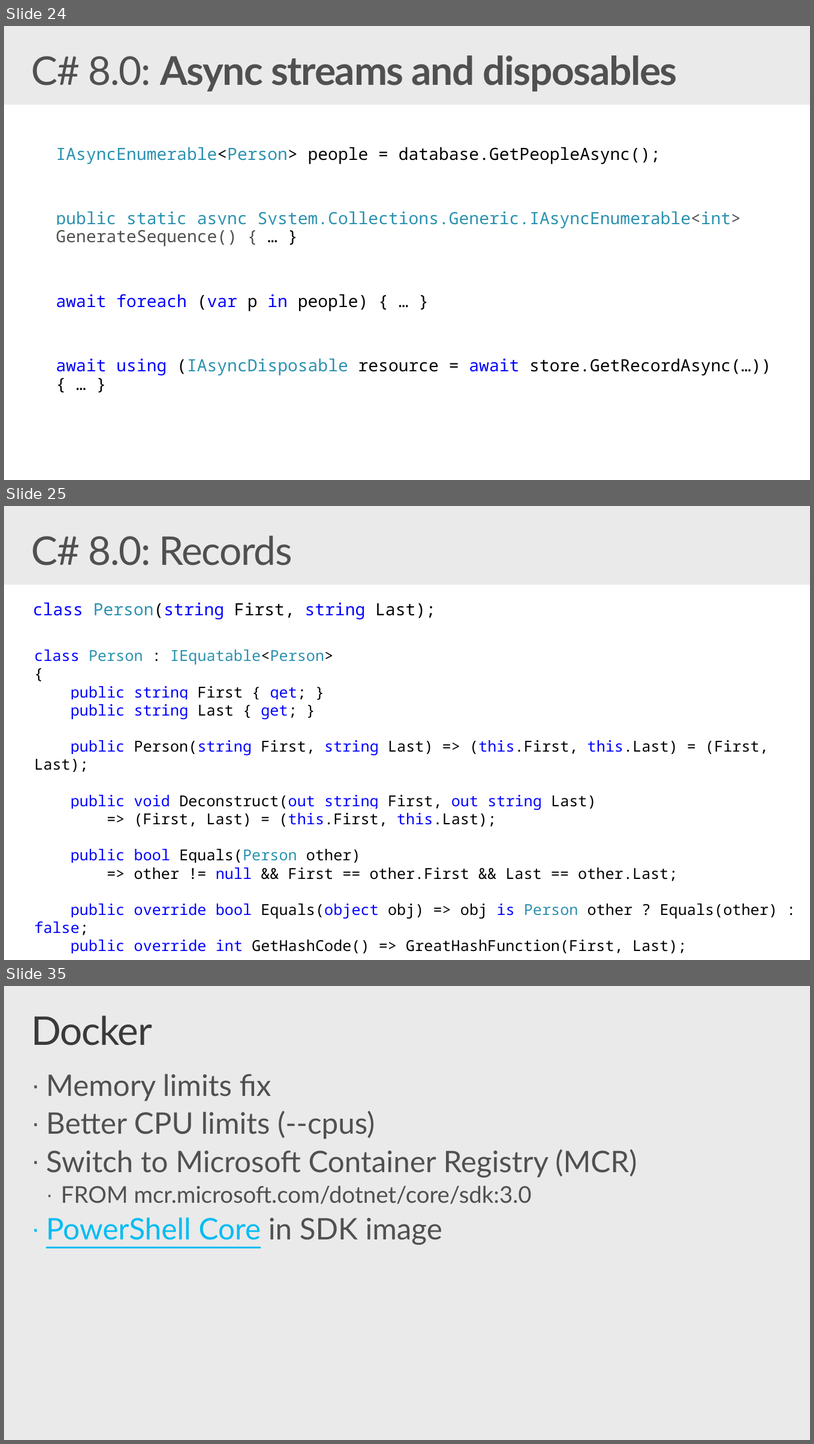
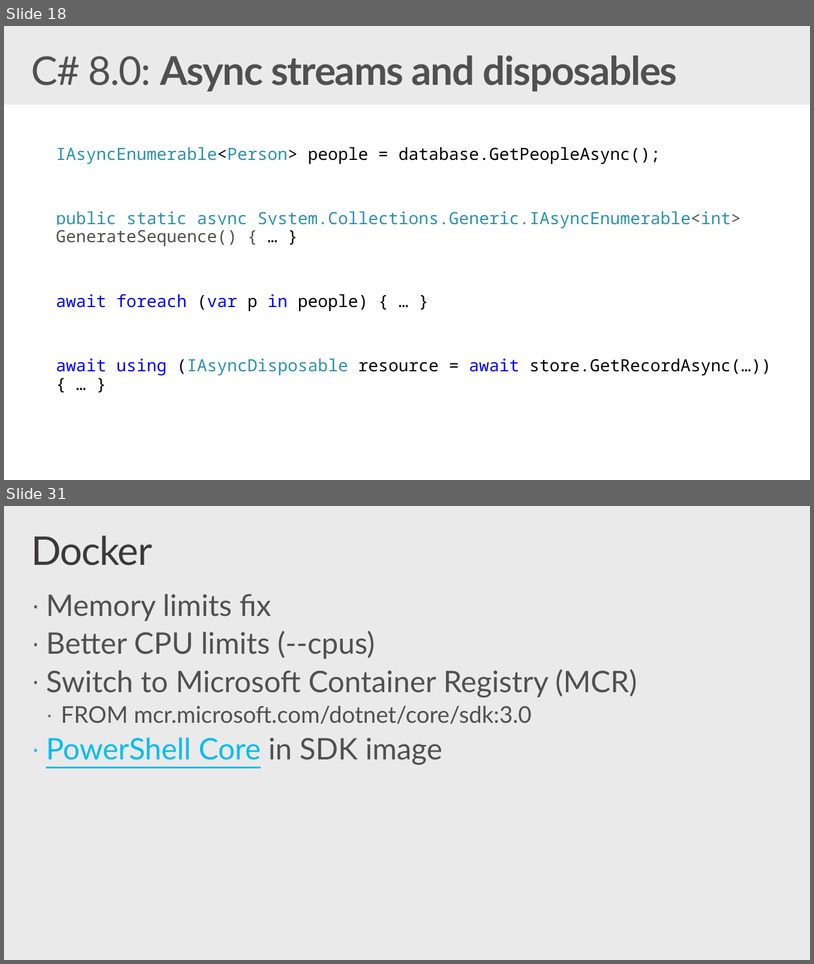
Before and after one commit to nithinmohantk/VS2019Launch-LK, a slide deck: slides/VS2019-Launch-CS80.pptx. Shown one above the other, each under a label of ours: slides 24, 25 and 35 before the commit, slides 18 and 31 after it; the slides between them are not shown. The pictures are 814x1444 and 814x964 pixels, drawn with LibreOffice and Linux fonts; fonts in the diff are those of the drawing; background and template pictures are left out. Boxes give left, top, right and bottom in pixels: in the first picture for what was removed or moved away, otherwise in the second. Text is boxed around its words. In the diff, an @@ line names an element or a change of style, - is before the commit and + after.

Commit message:
first commit

```diff
--- a/slides/VS2019-Launch-CS80.pptx
+++ b/slides/VS2019-Launch-CS80.pptx
@@ slide 25 removed at [4,506,810,960], background #EAEAEA; not listed: 1 template element that a slide beside it also shows @@
@@ title removed at [31,535,293,565] @@
-C# 8.0: Records
@@ text removed at [33,602,436,619] @@
-class Person(string First, string Last);
@@ text removed at [34,649,778,953] @@
-class Person : IEquatable<Person>
-{
-public string First { get; }
-public string Last { get; }
-public Person(string First, string Last) => (this.First, this.Last) = (First, Last);
-public void Deconstruct(out string First, out string Last)
-=> (First, Last) = (this.First, this.Last);
-public bool Equals(Person other)
-=> other != null && First == other.First && Last == other.Last;
-public override bool Equals(object obj) => obj is Person other ? Equals(other) : false;
-public override int GetHashCode() => GreatHashFunction(First, Last);
-…
-}
@@ what was slide 24 is now slide 18 @@
@@ what was slide 35 is now slide 31 @@
```
Also in this commit, not shown: 21 slides changed, 1 slide added, 2 other slides removed, 5 other files.
